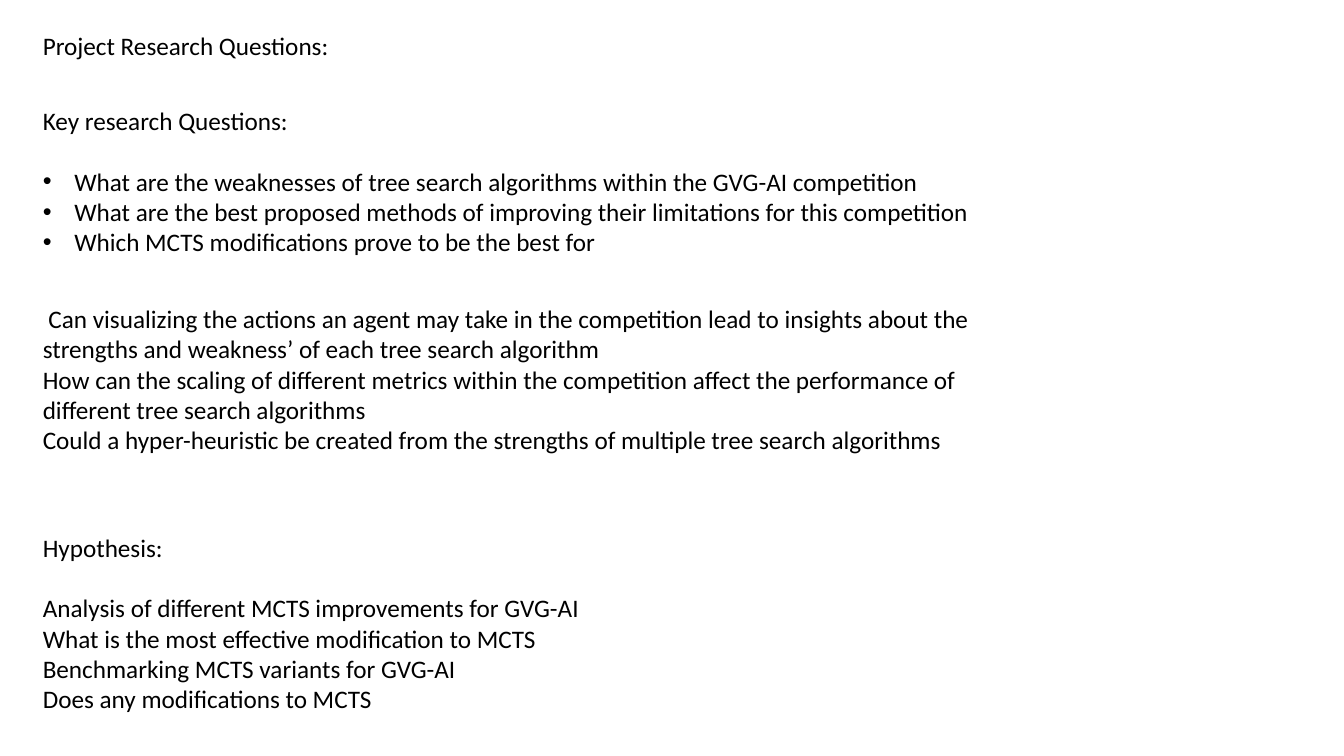
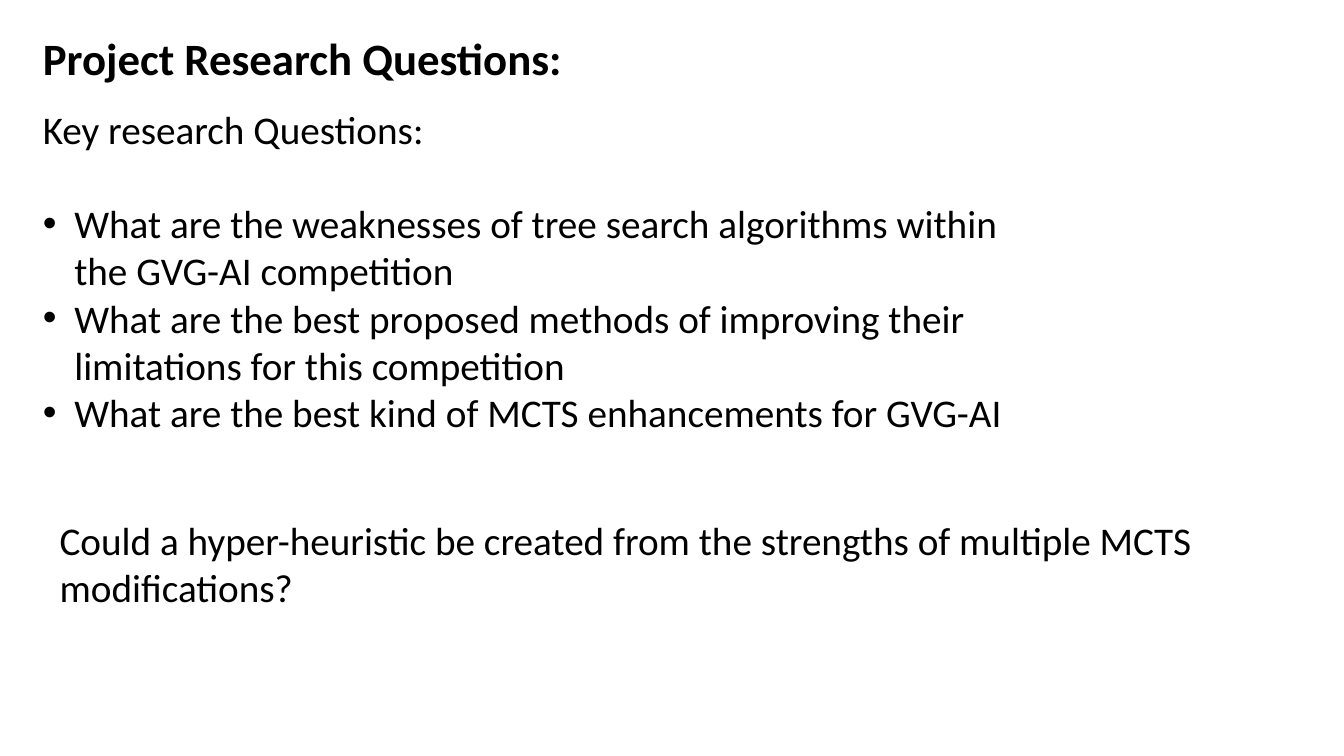
Before and after one commit to Alli1223/comp320-comp360-dissertation, a slide deck: slide 1 of Presentations/Findings Presentation/Findings.pptx. Drawn at 1344x756 pixels with LibreOffice and Linux fonts; fonts in the diff are those of the drawing. Boxes give left, top, right and bottom in pixels: in the first picture for what was removed or moved away, otherwise in the second. Text is boxed around its words. In the diff, an @@ line names an element or a change of style, - is before the commit and + after.

Commit message:
Updated powerpoint

```diff
--- a/Presentations/Findings Presentation/Findings.pptx
+++ b/Presentations/Findings Presentation/Findings.pptx
@@ text "Project Research Questions:" at <box>43,43,561,83</box>: size 18 to 32 pt, bold on @@
@@ text at <box>43,116,997,387</box>: size 18 to 28 pt in "Key research Questions:", "What are the weaknesses of tree search ...", "What are the best proposed methods of ..." @@
@@ text at <box>74,399,1001,428</box>: text changed; size 18 to 28 pt @@
-• Which MCTS modifications prove to be the best for
+• What are the best kind of MCTS enhancements for GVG-AI
@@ text removed at <box>43,539,578,712</box> @@
-Hypothesis:
-Analysis of different MCTS improvements for GVG-AI
-What is the most effective modification to MCTS
-Benchmarking MCTS variants for GVG-AI
-Does any modifications to MCTS
@@ text at <box>60,527,1191,603</box>: text changed; size 18 to 28 pt @@
-Can visualizing the actions an agent may take in the competition lead to insights about the strengths and weakness’ of each tree search algorithm
-How can the scaling of different metrics within the competition affect the performance of different tree search algorithms
-Could a hyper-heuristic be created from the strengths of multiple tree search algorithms
+Could a hyper-heuristic be created from the strengths of multiple MCTS modifications?
```
Also in this commit, not shown: 3 other slides changed, 6 slides added, 5 slides removed, 13 other files.
